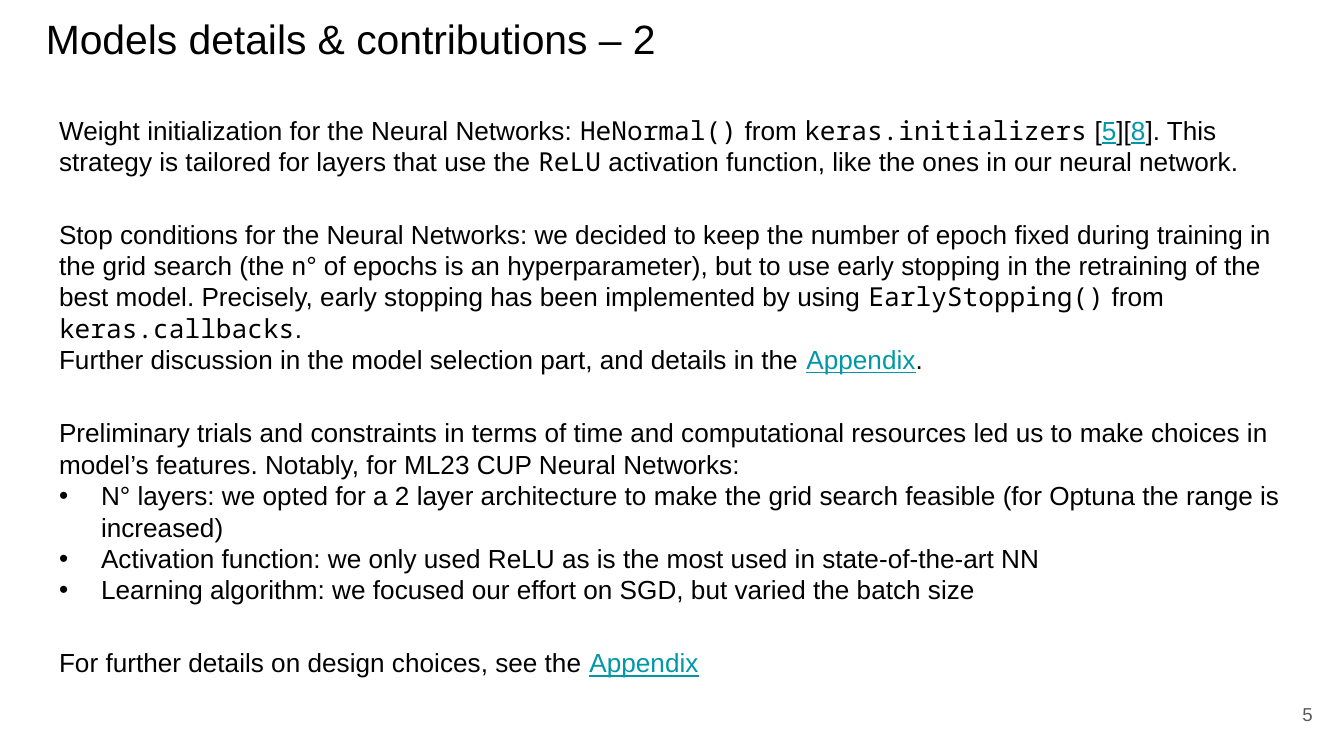
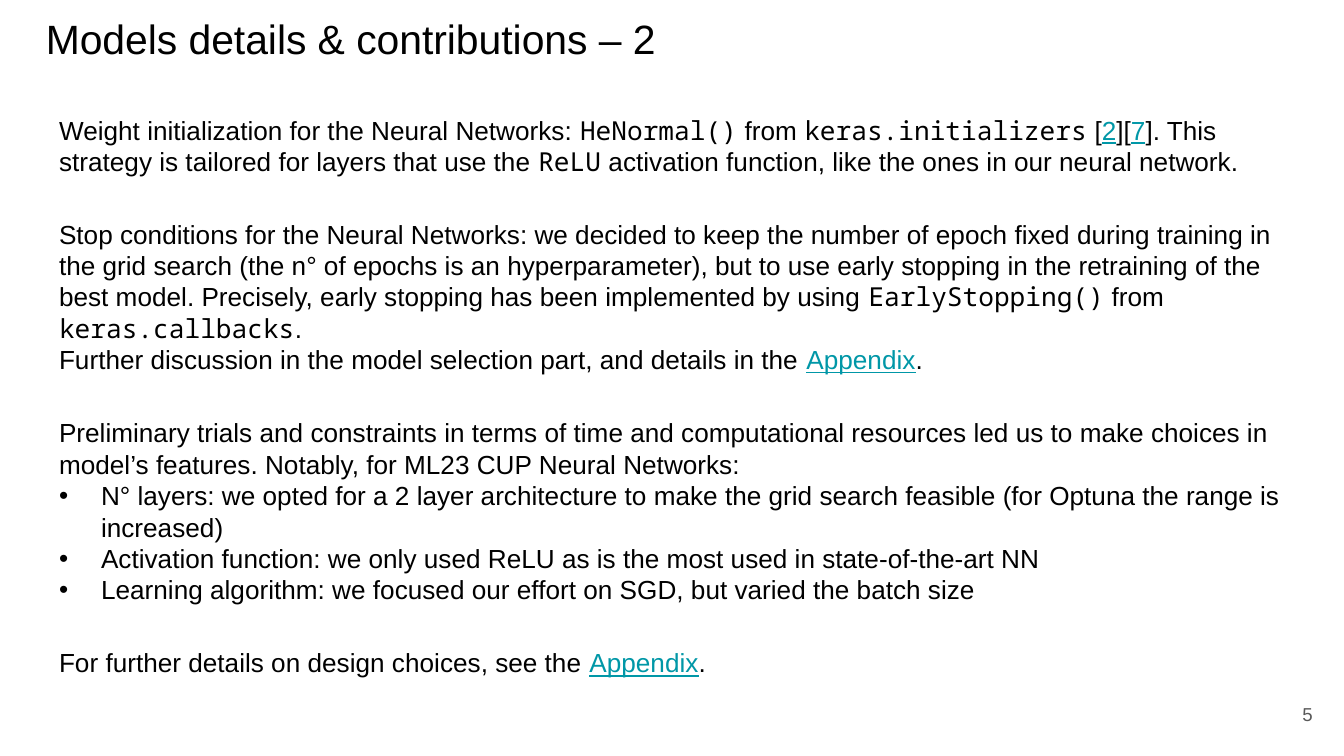
Before and after one commit to paolo-junior-mollica/machine-learning-project, a slide deck: slide 5 of relazione/ML-2023-PRJ-Slides-Demo.pptx. Drawn at 1344x756 pixels with LibreOffice and Linux fonts; fonts in the diff are those of the drawing. Boxes give left, top, right and bottom in pixels: in the first picture for what was removed or moved away, otherwise in the second. Text is boxed around its words. In the diff, an @@ line names an element or a change of style, - is before the commit and + after.

```diff
--- a/relazione/ML-2023-PRJ-Slides-Demo.pptx
+++ b/relazione/ML-2023-PRJ-Slides-Demo.pptx
@@ text at [59,120,1238,177]: text changed @@
-Weight initialization for the Neural Networks: HeNormal() from keras.initializers [5][8]. This strategy is tailored for layers that use the ReLU activation function, like the ones in our neural network.
+Weight initialization for the Neural Networks: HeNormal() from keras.initializers [2][7]. This strategy is tailored for layers that use the ReLU activation function, like the ones in our neural network.
@@ text at [59,653,706,678]: text changed @@
-For further details on design choices, see the Appendix
+For further details on design choices, see the Appendix.
```
Also in this commit, not shown: 5 other slides changed, 1 slide added, 2 slides removed.
